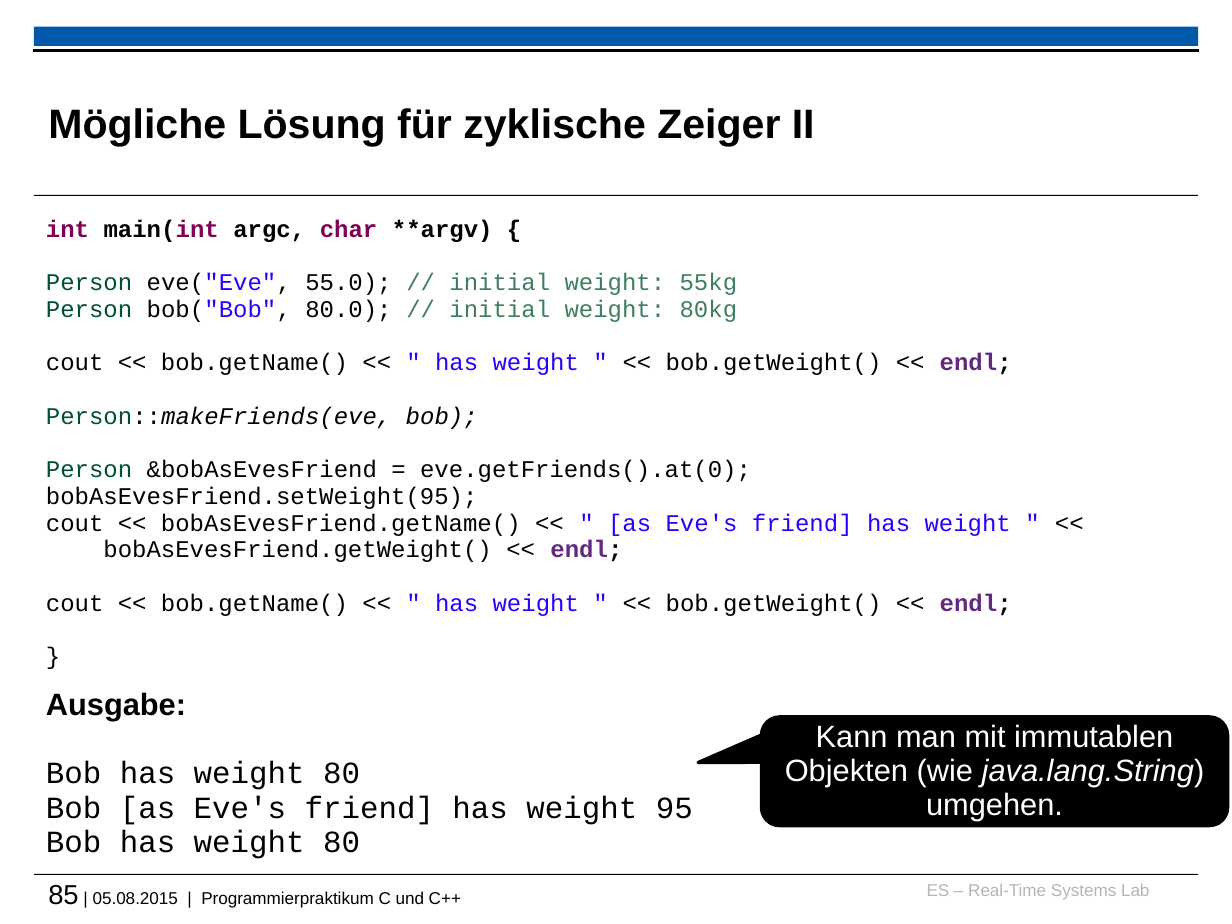
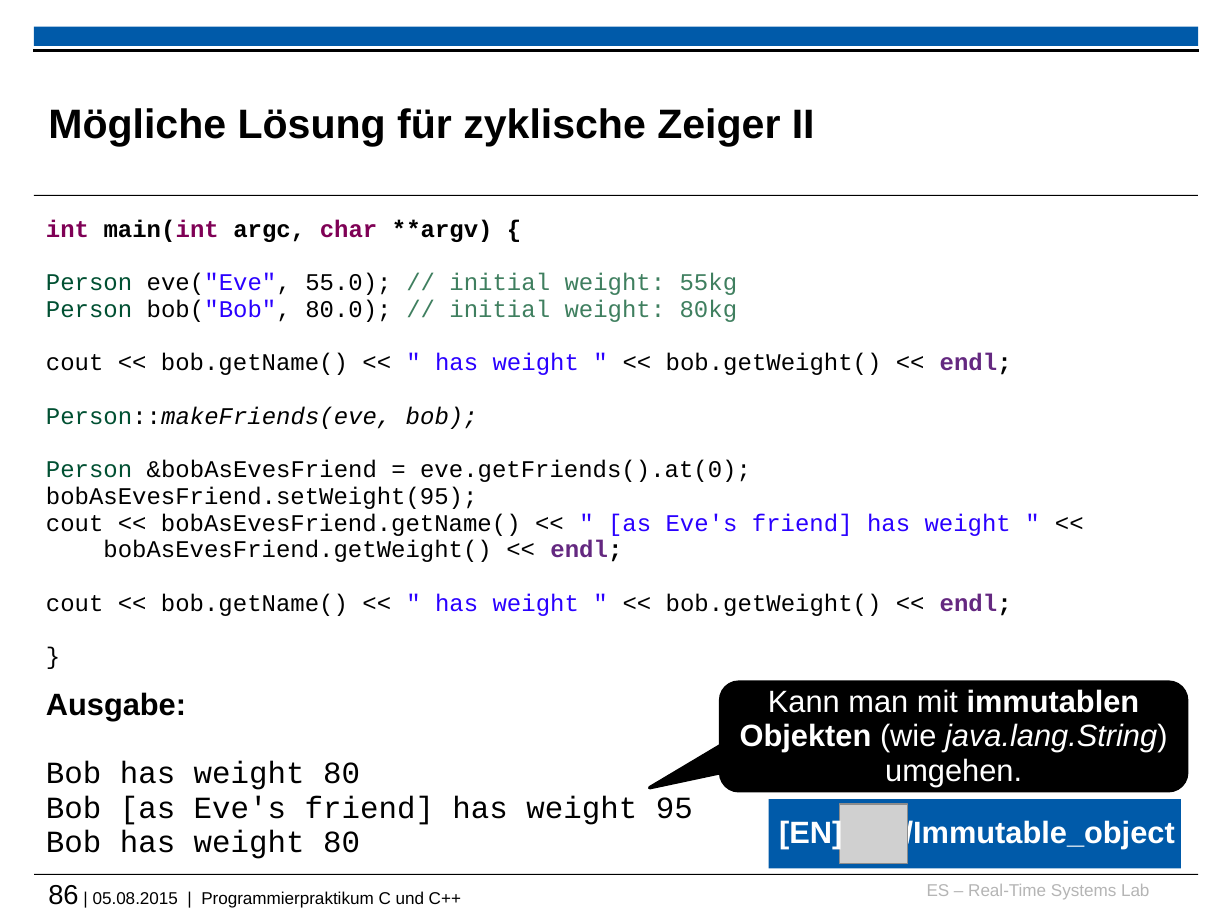
Before and after one commit to h82k/tud-cppp, a slide deck: slide 86 of vorlesung/cppp_lecture.pptx (slide 85 before the commit). Drawn at 1232x924 pixels with LibreOffice and Linux fonts; fonts in the diff are those of the drawing; grey boxes stand for pictures; background and template pictures are left out. Boxes give left, top, right and bottom in pixels: in the first picture for what was removed or moved away, otherwise in the second. Text is boxed around its words. In the diff, an @@ line names an element or a change of style, - is before the commit and + after.

```diff
--- a/vorlesung/cppp_lecture.pptx
+++ b/vorlesung/cppp_lecture.pptx
@@ rounded speech box "Kann man mit immutablen Objekten ...": place and size @@
-rounded speech box "Kann man mit immutablen Objekten ..." at bbox=[761, 717, 1227, 825]
+rounded speech box "Kann man mit immutablen Objekten ..." at bbox=[721, 683, 1186, 791]
@@ rounded speech box "Kann man mit immutablen Objekten ..." at bbox=[721, 683, 1186, 791]: bold on in "immutablen Objekten"; proportions changed @@
@@ group added at bbox=[769, 800, 1181, 869]: 2 texts, 1 rectangle, 1 picture @@
+/Immutable_object
+[EN]
@@ text at bbox=[48, 885, 461, 908]: text changed @@
-85 | 05.08.2015 | Programmierpraktikum C und C++
+86 | 05.08.2015 | Programmierpraktikum C und C++
```
Also in this commit, not shown: 54 other slides changed, 2 slides added, 1 slide removed.
